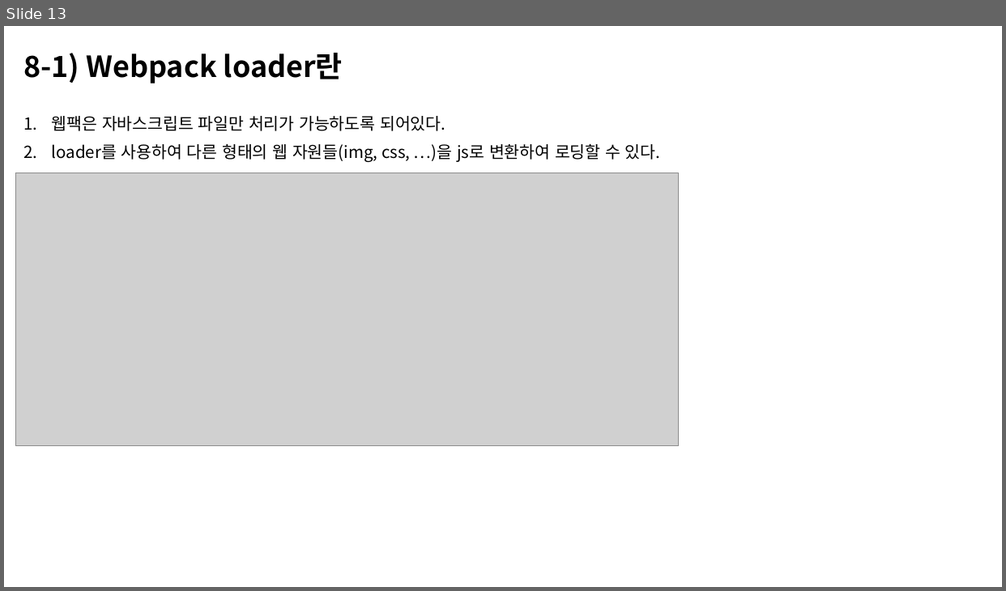
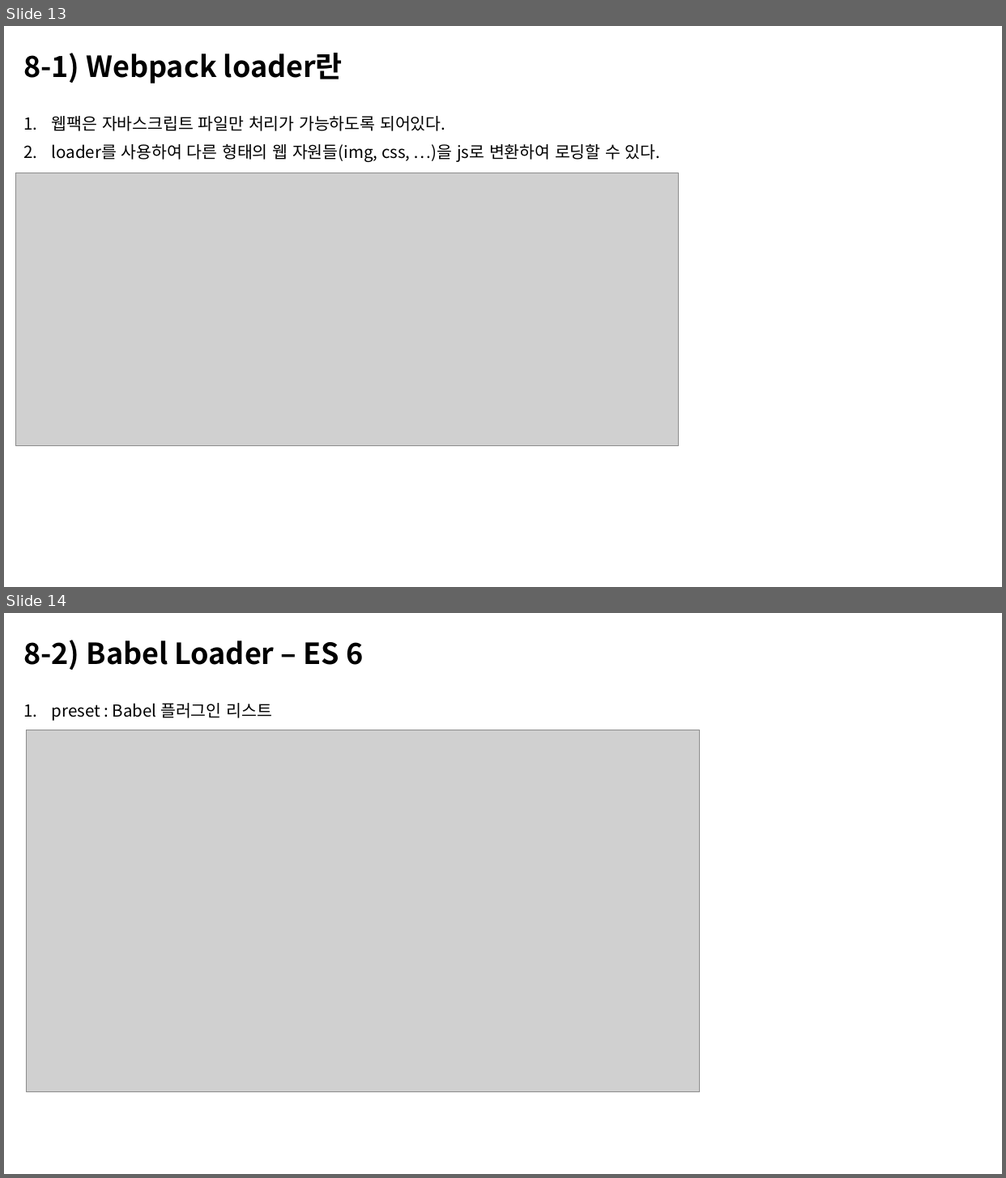
Before and after one commit to n4oah-study/webpack, a slide deck: document/webpack.pptx. Shown one above the other, each under a label of ours: slide 13 before the commit, slides 13 and 14 after it. The pictures are 1006x591 and 1006x1178 pixels, drawn with LibreOffice and Linux fonts; fonts in the diff are those of the drawing; grey boxes stand for pictures. Boxes give left, top, right and bottom in pixels: in the first picture for what was removed or moved away, otherwise in the second. Text is boxed around its words. In the diff, an @@ line names an element or a change of style, - is before the commit and + after.

```diff
--- a/document/webpack.pptx
+++ b/document/webpack.pptx
@@ slide 14 added at (4,613,1002,1174), background #FFFFFF @@
@@ title added at (23,640,363,670), 28 pt, text #000000, bold @@
+8-2) Babel Loader – ES 6
@@ text added at (52,703,272,721), 16 pt, text #000000 @@
+1. preset : Babel 플러그인 리스트
@@ picture added at (27,730,700,1093) @@
```
Also in this commit, not shown: 2 other slides added, 1 other file.
